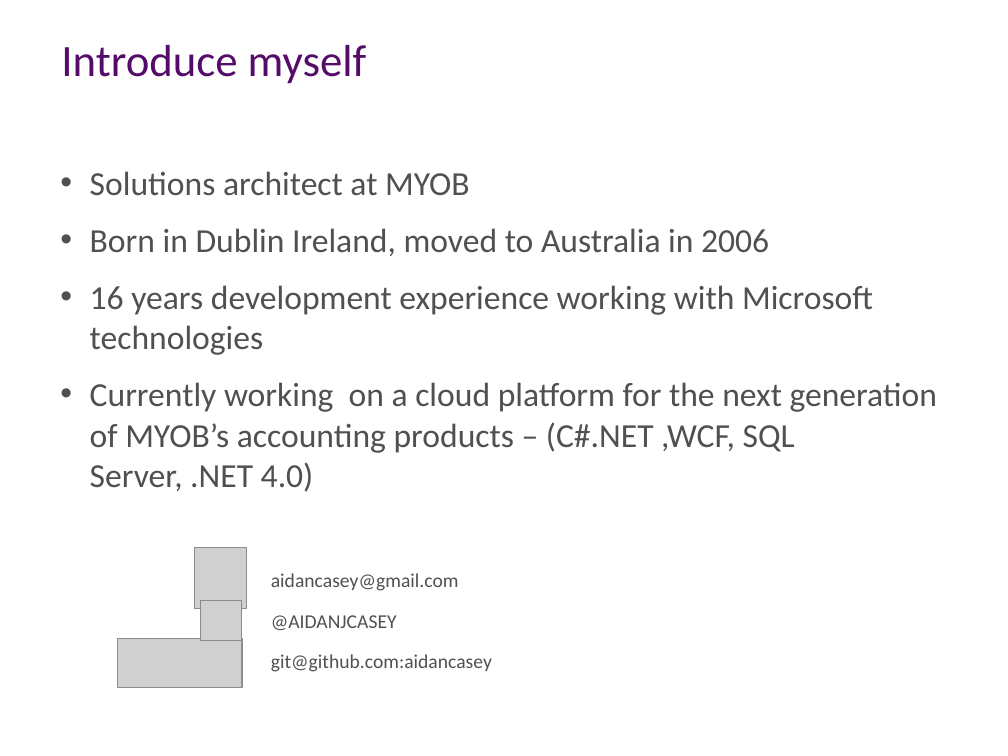
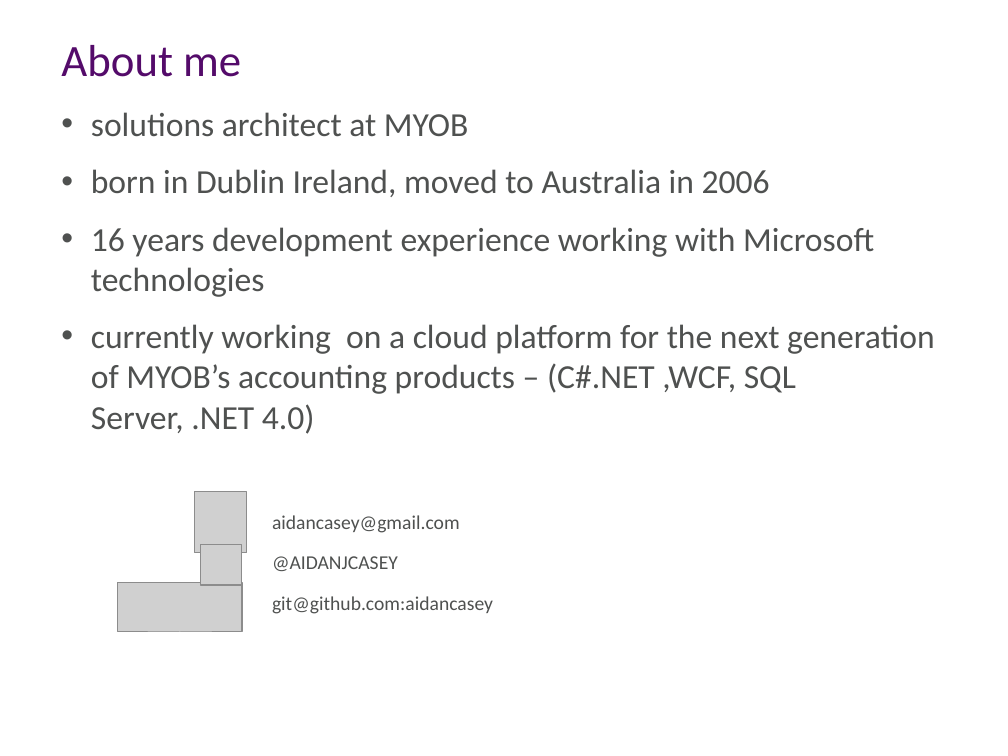
Before and after one commit to aidancasey/AzureNodeChatClient, a slide deck: slide 2 of presentation/Building Node.js Applications on Windows Azure.pptx. Drawn at 1008x756 pixels with LibreOffice and Linux fonts; fonts in the diff are those of the drawing; grey boxes stand for pictures; background and template pictures are left out. Boxes give left, top, right and bottom in pixels: in the first picture for what was removed or moved away, otherwise in the second. Text is boxed around its words. In the diff, an @@ line names an element or a change of style, - is before the commit and + after.

```diff
--- a/presentation/Building Node.js Applications on Windows Azure.pptx
+++ b/presentation/Building Node.js Applications on Windows Azure.pptx
@@ title at (61, 45, 241, 77): text changed @@
-Introduce myself
+About me
@@ text "solutions architect at MYOB": place and size @@
-text "solutions architect at MYOB" at (90, 171, 937, 672)
+text "solutions architect at MYOB" at (91, 112, 935, 614)
@@ text at (91, 112, 770, 197): text changed @@
-• Solutions architect at MYOB
-• Born in Dublin Ireland, moved to Australia in 2006
+• solutions architect at MYOB
+• born in Dublin Ireland, moved to Australia in 2006
@@ text at (91, 324, 935, 434): text changed @@
-• Currently working on a cloud platform for the next generation of MYOB’s accounting products – (C#.NET ,WCF, SQL Server, .NET 4.0)
+• currently working on a cloud platform for the next generation of MYOB’s accounting products – (C#.NET ,WCF, SQL Server, .NET 4.0)
@@ 3 pictures: place and size @@
-3 pictures at (118, 547, 247, 687)
+3 pictures at (118, 492, 247, 632)
```
Also in this commit, not shown: 8 other slides changed, 4 other files.
